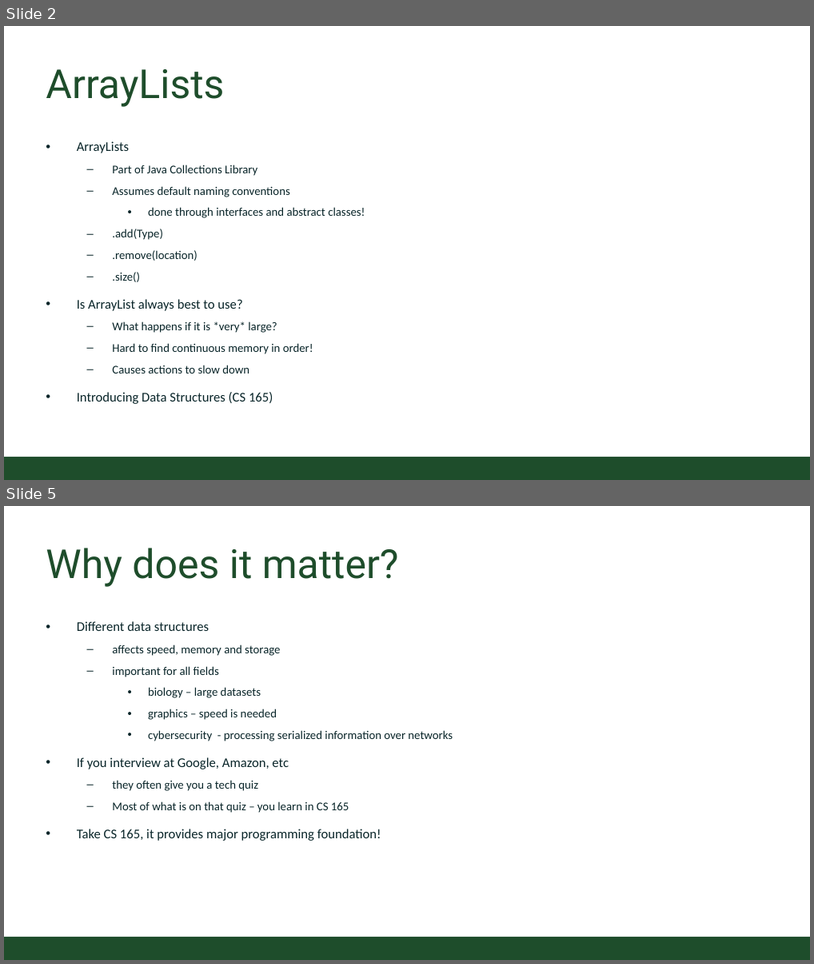
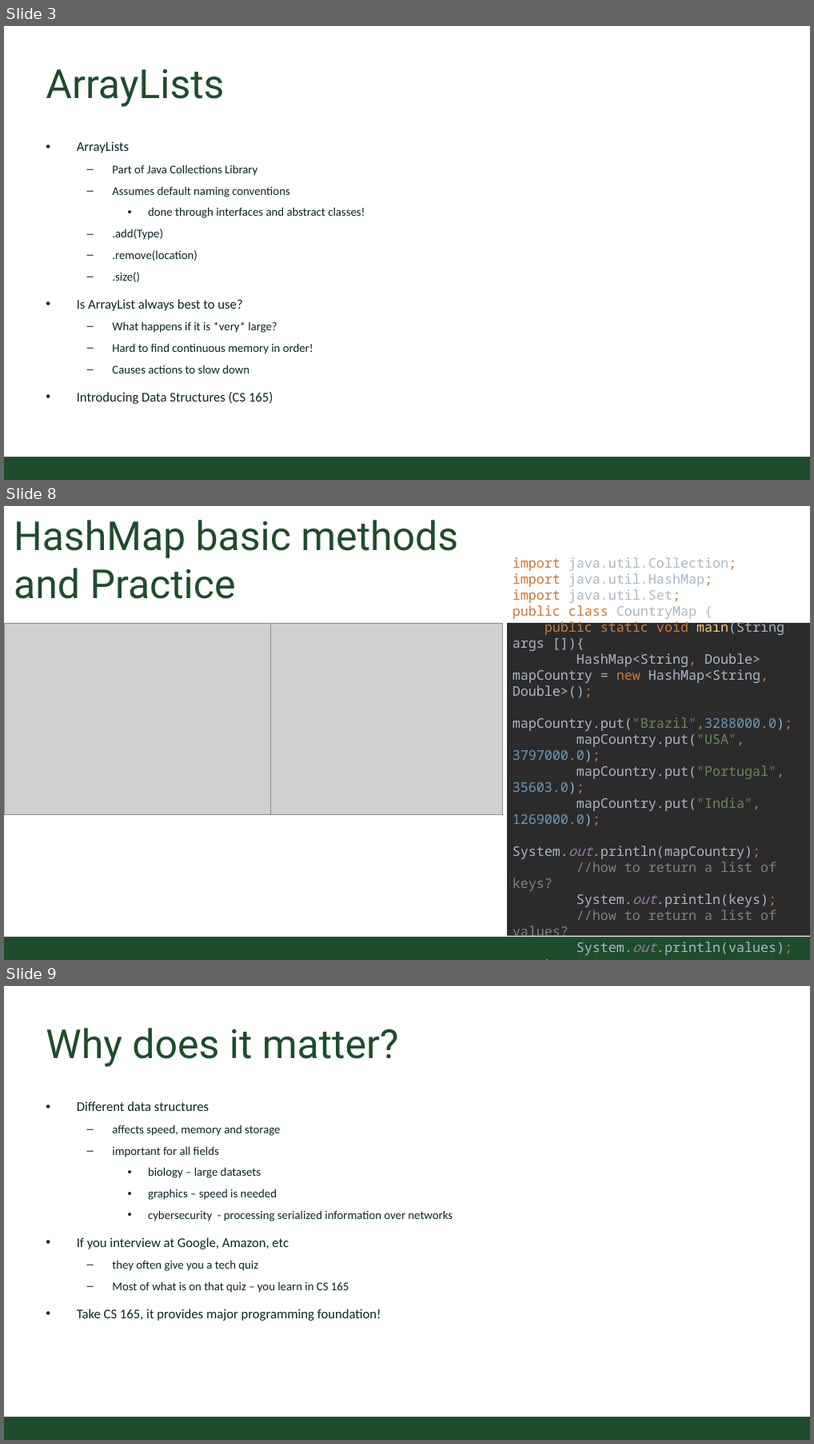
Before and after one commit to CSU-CompSci-CS163-4/Handouts, a slide deck: slides/On-Campus/14_03_Collections.pptx. Shown one above the other, each under a label of ours: slides 2 and 5 before the commit, slides 3, 8 and 9 after it; the slides between them are not shown. The pictures are 814x964 and 814x1444 pixels, drawn with LibreOffice and Linux fonts; fonts in the diff are those of the drawing; grey boxes stand for pictures; background and template pictures are left out. Boxes give left, top, right and bottom in pixels: in the first picture for what was removed or moved away, otherwise in the second. Text is boxed around its words. In the diff, an @@ line names an element or a change of style, - is before the commit and + after.

Commit message:
updated Collections lecture

```diff
--- a/slides/On-Campus/14_03_Collections.pptx
+++ b/slides/On-Campus/14_03_Collections.pptx
@@ slide 8 added at (x1=4, y1=506, x2=810, y2=960), background #FFFFFF; not listed: 1 template element that a slide beside it also shows @@
@@ title added at (x1=14, y1=520, x2=458, y2=599), 54 pt, text #1E4D2B @@
+HashMap basic methods
+and Practice
@@ picture added at (x1=4, y1=623, x2=270, y2=815) @@
@@ picture added at (x1=270, y1=623, x2=503, y2=815) @@
@@ rectangle added at (x1=507, y1=623, x2=810, y2=936), fill #2B2B2B, 18 pt, text #A9B7C6 @@
+import java.util.Collection;
+import java.util.HashMap;
+import java.util.Set;
+public class CountryMap {
+public static void main(String args []){
+HashMap<String, Double> mapCountry = new HashMap<String, Double>();
+mapCountry.put("Brazil",3288000.0);
+mapCountry.put("USA", 3797000.0);
+mapCountry.put("Portugal", 35603.0);
+mapCountry.put("India", 1269000.0);
+System.out.println(mapCountry);
+//how to return a list of keys?
+System.out.println(keys);
+//how to return a list of values?
+System.out.println(values);
+}
+}
@@ what was slide 2 is now slide 3 @@
@@ what was slide 5 is now slide 9 @@
```
Also in this commit, not shown: 2 slides changed, 3 other slides added.
